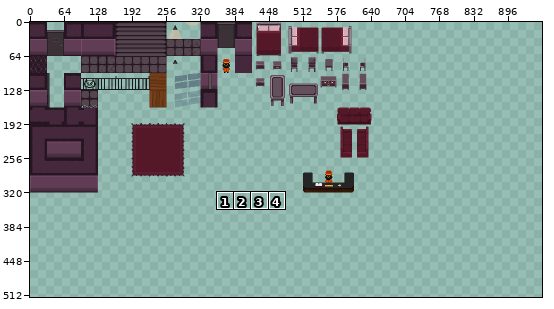
Edited in one commit: sprite sheet (assets/Lobby_Tiles.png). The first picture is a wide view before the edit; the outline marks the close-up.
Close-up. Earlier state:
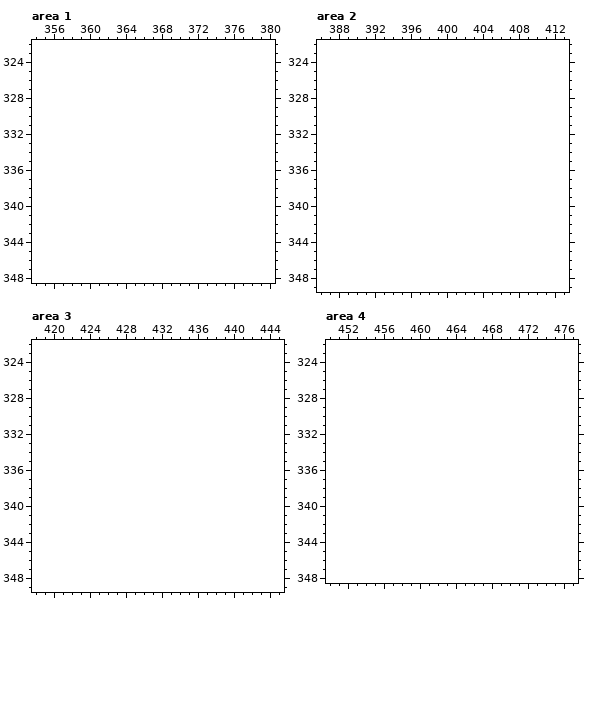
The file is 640x320 pixels. Colours within 5 levels of each other are drawn and written as one. Shown: area 1: x 354..380, y 322..348; area 2: x 386..413, y 322..349; area 3: x 418..445, y 322..349; area 4: x 450..477, y 322..348. The old version is drawn lined up with the new one, on the new canvas. The wide view leaves out empty margins. The commit also changed other parts of the picture, which this record leaves out.
Now the later version:
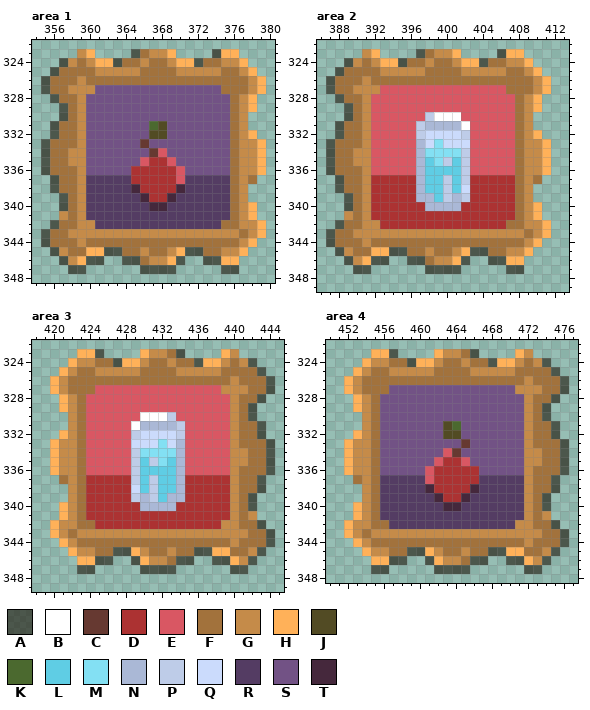
Palette (. is transparent): A #1d14099b  B #ffffff  C #663931  D #ac3232  E #d95763  F #a2723c  G #c58b49  H #ffb159  J #524b24  K #4b692f  L #5fcde4  M #83e0f3  N #aab8d6  P #becce8  Q #cbdbfc  R #543c63  S #725285  T #45283c
Change:
canvas 640x320 -> 960x640
Changed rows in their new state; - is an unchanged pixel.
Area 1:
first column x 355:
323 ----GH----AFGGH----AHH---
324 --AGFGHHAFFGFFGHHAFFGGH--
325 -AFFFFGGGGGFFFFGGGGGFFGH-
326 AFFFGFFFFFFFFFFFFFFFFFFGH
327 AFFGGGSSSSSSSSSSSSSSFFFGH
328 -AFFGSSSSSSSSSSSSSSSSFGH-
329 --AFGSSSSSSSSSSSSSSSSFGH-
330 --AFGSSSSSSSSSSSSSSSSFG--
331 -AFFGSSSSSSSKJSSSSSSSFG--
332 -AFFGSSSSSSSJJSSSSSSSFGH-
333 AFFFGSSSSSSCSSSSSSSSSFGGH
334 AFFGGSSSSSSSCESSSSSSSFGGH
335 AFFGGSSSSSSEDDESSSSSSFGGH
336 AFFFGSSSSSDDDDDESSSSSFGGH
337 -AFFGRRRRRDDDDDERRRRRFGF-
338 -AFFGRRRRRTDDDDTRRRRRFG--
339 --AFGRRRRRRTDDTRRRRRRFG--
340 --AFGRRRRRRRTTRRRRRRRFGH-
341 --GFGRRRRRRRRRRRRRRRRFGH-
342 -AFFGGRRRRRRRRRRRRRRFFGGH
343 AFFGGGGGGGGGGGGGGGGGGGFGH
344 AFFFGFFFFFFFFFFFFFFFFFGH-
345 -AGFFHHAAFFGFFGHAAFFGGH--
346 --AGHAA--AAFGGHA--AAHH---
347 ---AA------AAAA-----AA---
Area 2:
first column x 387:
323 ----GH----AFGGH----AHH---
324 --AGFGHHAFFGFFGHHAFFGGH--
325 -AFFFFGGGGGFFFFGGGGGFFGH-
326 AFFFGFFFFFFFFFFFFFFFFFFGH
327 AFFGGGEEEEEEEEEEEEEEFFFGH
328 -AFFGEEEEEEEEEEEEEEEEFGH-
329 --AFGEEEEEEEEEEEEEEEEFGH-
330 --AFGEEEEEEPBBBEEEEEEFG--
331 -AFFGEEEEEPNNNNBEEEEEFG--
332 -AFFGEEEEEPQQQQPEEEEEFGH-
333 AFFFGEEEEENQMQQQEEEEEFGGH
334 AFFGGEEEEENMMMMPEEEEEFGGH
335 AFFGGEEEEENLMPLPEEEEEFGGH
336 AFFFGEEEEENLLLLPEEEEEFGGH
337 -AFFGDDDDDNLLPLPDDDDDFGF-
338 -AFFGDDDDDNLLPLQDDDDDFG--
339 --AFGDDDDDNNLPNPDDDDDFG--
340 --AFGDDDDDDNNNNDDDDDDFGH-
341 --GFGDDDDDDDDDDDDDDDDFGH-
342 -AFFGGDDDDDDDDDDDDDDFFGGH
343 AFFGGGGGGGGGGGGGGGGGGGFGH
344 AFFFGFFFFFFFFFFFFFFFFFGH-
345 -AGFFHHAAFFGFFGHAAFFGGH--
346 --AGHAA--AAFGGHA--AAHH---
347 ---AA------AAAA-----AA---
Area 3:
first column x 420:
323 ---HHA----HGGFA----HG----
324 --HGGFFAHHGFFGFFAHHGFGA--
325 -HGFFGGGGGFFFFGGGGGFFFFA-
326 HGFFFFFFFFFFFFFFFFFFGFFFA
327 HGFFFEEEEEEEEEEEEEEGGGFFA
328 -HGFEEEEEEEEEEEEEEEEGFFA-
329 -HGFEEEEEEEEEEEEEEEEGFA--
330 --GFEEEEEEBBBPEEEEEEGFA--
331 --GFEEEEEBNNNNPEEEEEGFFA-
332 -HGFEEEEEPQQQQPEEEEEGFFA-
333 HGGFEEEEEQQQMQNEEEEEGFFFA
334 HGGFEEEEEPMMMMNEEEEEGGFFA
335 HGGFEEEEEPLPMLNEEEEEGGFFA
336 HGGFEEEEEPLLLLNEEEEEGFFFA
337 -FGFDDDDDPLPLLNDDDDDGFFA-
338 --GFDDDDDQLPLLNDDDDDGFFA-
339 --GFDDDDDPNPLNNDDDDDGFA--
340 -HGFDDDDDDNNNNDDDDDDGFA--
341 -HGFDDDDDDDDDDDDDDDDGFG--
342 HGGFFDDDDDDDDDDDDDDGGFFA-
343 HGFGGGGGGGGGGGGGGGGGGGFFA
344 -HGFFFFFFFFFFFFFFFFFGFFFA
345 --HGGFFAAHGFFGFFAAHHFFGA-
346 ---HHAA--AHGGFAA--AAHGA--
347 ---AA-----AAAA------AA---
Area 4:
first column x 452:
323 ---HHA----HGGFA----HG----
324 --HGGFFAHHGFFGFFAHHGFGA--
325 -HGFFGGGGGFFFFGGGGGFFFFA-
326 HGFFFFFFFFFFFFFFFFFFGFFFA
327 HGFFFSSSSSSSSSSSSSSGGGFFA
328 -HGFSSSSSSSSSSSSSSSSGFFA-
329 -HGFSSSSSSSSSSSSSSSSGFA--
330 --GFSSSSSSSSSSSSSSSSGFA--
331 --GFSSSSSSSJKSSSSSSSGFFA-
332 -HGFSSSSSSSJJSSSSSSSGFFA-
333 HGGFSSSSSSSSSCSSSSSSGFFFA
334 HGGFSSSSSSSECSSSSSSSGGFFA
335 HGGFSSSSSSEDDESSSSSSGGFFA
336 HGGFSSSSSEDDDDDSSSSSGFFFA
337 -FGFRRRRREDDDDDRRRRRGFFA-
338 --GFRRRRRTDDDDTRRRRRGFFA-
339 --GFRRRRRRTDDTRRRRRRGFA--
340 -HGFRRRRRRRTTRRRRRRRGFA--
341 -HGFRRRRRRRRRRRRRRRRGFG--
342 HGGFFRRRRRRRRRRRRRRGGFFA-
343 HGFGGGGGGGGGGGGGGGGGGGFFA
344 -HGFFFFFFFFFFFFFFFFFGFFFA
345 --HGGFFAAHGFFGFFAAHHFFGA-
346 ---HHAA--AHGGFAA--AAHGA--
347 ---AA-----AAAA------AA---
